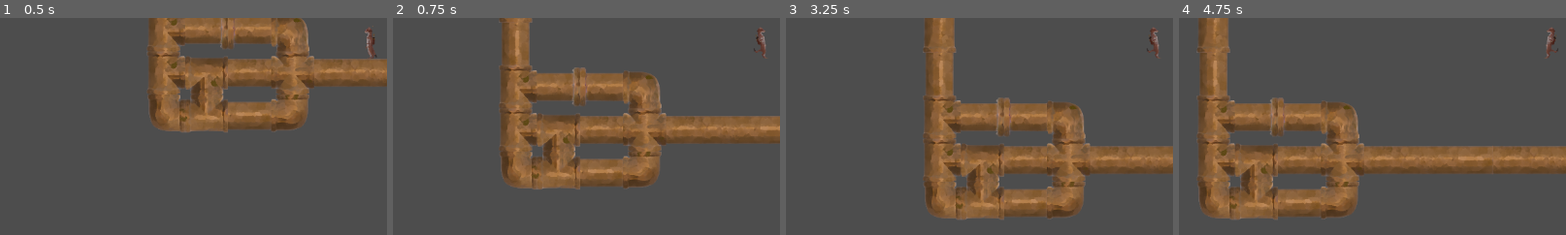
Above: before the commit, frames 1-4 (left to right).
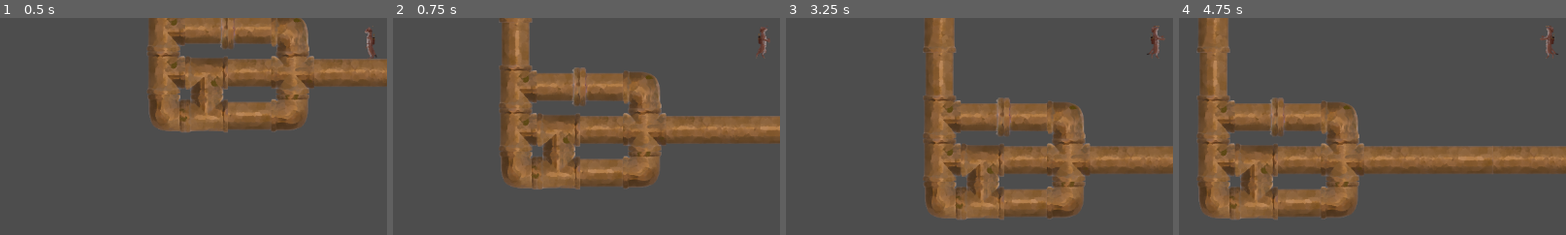
Above: after the commit, the same moments.

Repository: Doozitron9000/wind-game
Game: Godot game, scene res://levels/test_level.tscn
The game is run twice, just before and just after one commit, with the same random seed, the same clock (stepped at 60 frames per second) and the same inputs.
Inputs:
- Up to frame 1 (0.5 s): no input
- Up to frame 2 (0.75 s): hold Right (right) from 0.53 s (still down); tap Space (jump) at 0.6 s
- Up to frame 3 (3.25 s): tap Space (jump) at 0.77, 1.07, 1.52, 1.55, 1.82, 2.1, 3.02, 3.05 s; tap Shift (sprint) at 1.35, 2.85 s; release Right (right) at 2.03 s; hold A (left) 2.03-2.78 s; hold Right (right) from 2.78 s (still down)
- Up to frame 4 (4.75 s): tap Space (jump) at 3.32, 3.6, 3.77, 4.07, 4.52, 4.55 s; release Right (right) at 4.28 s; hold A (left) from 4.28 s (still down); tap Shift (sprint) at 4.35 s
The pictures show only the part of the screen within x 2-52%, y 44-94%; the shares and areas given below are measured in that part.

Frame 1 is identical in both runs. In frame 2, 0.2% of the frame differs, in the area x 93-98%, y 4-19%; in frame 3, 0.2%; in frame 4, 0.2%.

Commit message:
Added jump animation

Diff:
--- a/player/player.tscn
+++ b/player/player.tscn
@@ -42,6 +42,26 @@
 atlas = ExtResource("2_rkbax")
 region = Rect2(640, 128, 128, 128)
 
+[sub_resource type="AtlasTexture" id="AtlasTexture_x7c3f"]
+atlas = ExtResource("2_rkbax")
+region = Rect2(0, 256, 128, 128)
+
+[sub_resource type="AtlasTexture" id="AtlasTexture_bjvpn"]
+atlas = ExtResource("2_rkbax")
+region = Rect2(128, 256, 128, 128)
+
+[sub_resource type="AtlasTexture" id="AtlasTexture_s7qer"]
+atlas = ExtResource("2_rkbax")
+region = Rect2(256, 256, 128, 128)
+
+[sub_resource type="AtlasTexture" id="AtlasTexture_g4c7l"]
+atlas = ExtResource("2_rkbax")
+region = Rect2(384, 256, 128, 128)
+
+[sub_resource type="AtlasTexture" id="AtlasTexture_knn7v"]
+atlas = ExtResource("2_rkbax")
+region = Rect2(512, 256, 128, 128)
+
 [sub_resource type="AtlasTexture" id="AtlasTexture_g1dw6"]
 atlas = ExtResource("2_rkbax")
 region = Rect2(0, 0, 128, 128)
@@ -117,6 +137,26 @@
 "loop": true,
 "name": &"Idle",
 "speed": 3.0
+}, {
+"frames": [{
+"duration": 1.0,
+"texture": SubResource("AtlasTexture_x7c3f")
+}, {
+"duration": 1.0,
+"texture": SubResource("AtlasTexture_bjvpn")
+}, {
+"duration": 1.0,
+"texture": SubResource("AtlasTexture_s7qer")
+}, {
+"duration": 1.0,
+"texture": SubResource("AtlasTexture_g4c7l")
+}, {
+"duration": 1.0,
+"texture": SubResource("AtlasTexture_knn7v")
+}],
+"loop": false,
+"name": &"Jump",
+"speed": 12.0
 }, {
 "frames": [{
 "duration": 1.0,
@@ -176,8 +216,8 @@
 position = Vector2(0, -24)
 scale = Vector2(0.3828125, 0.3828125)
 sprite_frames = SubResource("SpriteFrames_yllr7")
-animation = &"Fall"
-frame_progress = 0.041930143
+animation = &"Jump"
 script = ExtResource("3_g1dw6")
 
 [connection signal="body_entered" from="SpikeDetection" to="." method="_on_spike_detection_body_entered"]
+[connection signal="animation_finished" from="AnimatedSprite2D" to="AnimatedSprite2D" method="_on_animation_finished"]
--- a/player/scripts/anim_graph.gd
+++ b/player/scripts/anim_graph.gd
@@ -1,4 +1,6 @@
 extends AnimatedSprite2D
+# bool to track if we are currently in a jump animaton
+var jumping := false
 
 ## play grounded animations
 func grounded(input_dir : float) -> void:
@@ -14,6 +16,9 @@
 
 ## play airborne animations.
 func airborne(character_velocity : Vector2) -> void:
+	# if we are mid jump just return
+	if jumping: return
+	# otherwise play the fall animation
 	play("Fall")
 	var move_x : float = character_velocity.x
 	# rotate to face move direction
@@ -22,3 +27,13 @@
 			flip_h = true
 		else:
 			flip_h = false
+
+## trigger a jump
+func jump() -> void:
+	play("Jump")
+	jumping = true
+
+## to run when an animation finishes.
+func _on_animation_finished() -> void:
+	# we have always finished our jump animation if this is hit
+	jumping = false
--- a/player/scripts/player.gd
+++ b/player/scripts/player.gd
@@ -108,6 +108,8 @@
 		# if the player is ont he floor they can always jump
 		if is_on_floor():
 			velocity.y = JUMP_VELOCITY
+			# play the jump animation
+			anim_graph.jump()
 		# otherwise if they are pushing against a wall they can
 		# wall jump but their velocity should push them away
 		# from the wall. This should also require stamina
Binary file changed: assets/sprites/renwick/RenwickSpriteSheet1K.png
Not shown: 1 places in player/player.tscn that only renumber resources
